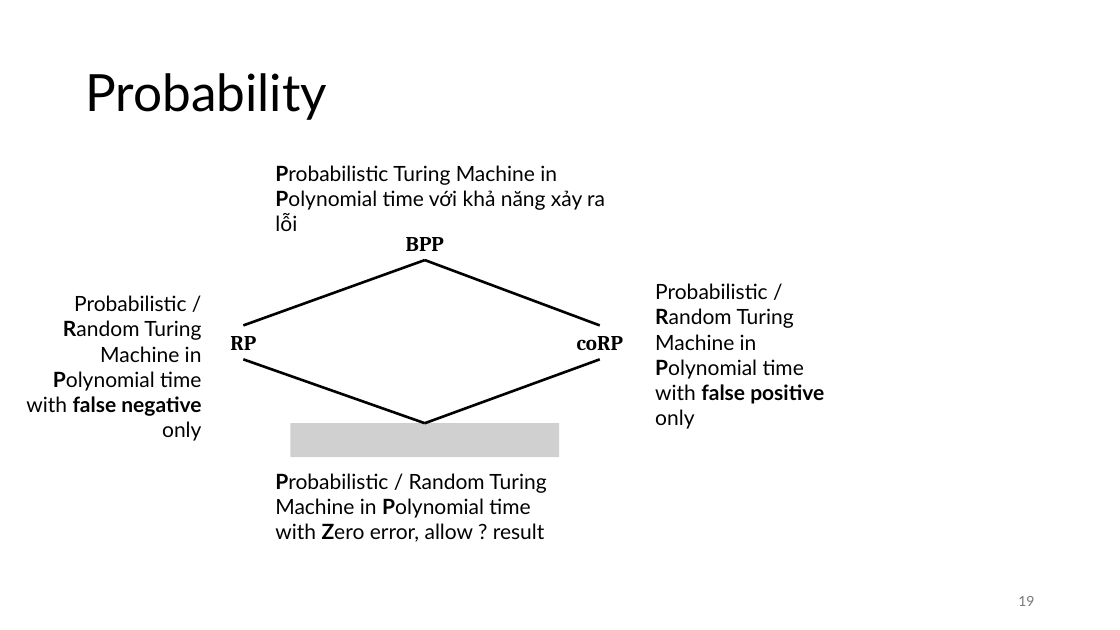
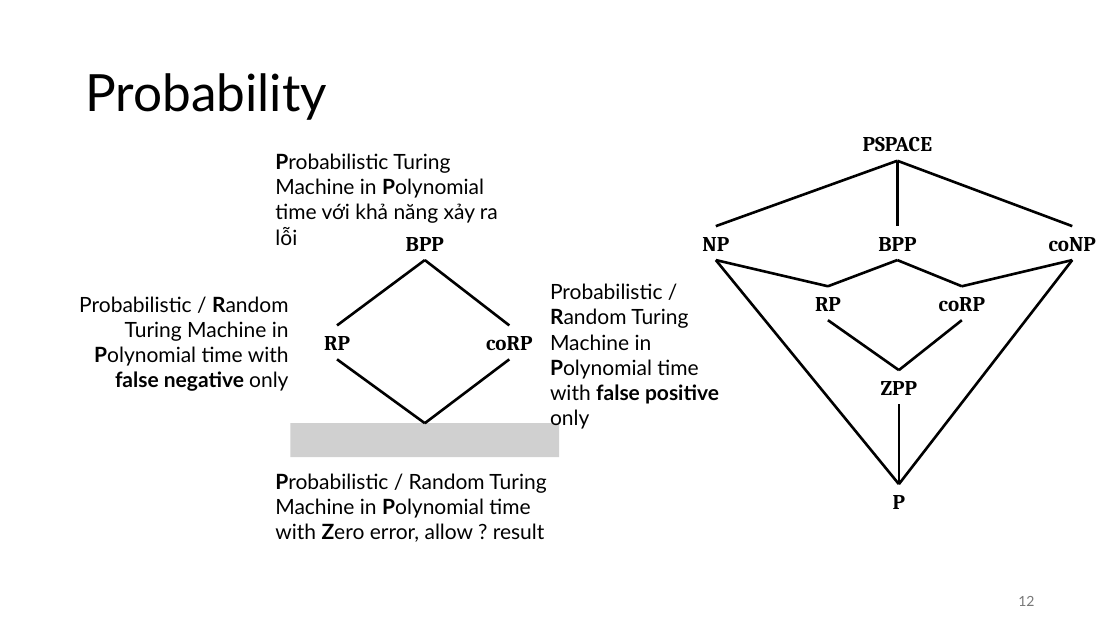
Before and after one commit to vutuanhai237/CourseMaterialsUIT, a slide deck: slide 12 of SExxx-Quantum computng/Slide/x. On Problems Quantum Computers Can Solve Efficiently (template).pptx (slide 19 before the commit). Drawn at 1120x630 pixels with LibreOffice and Linux fonts; fonts in the diff are those of the drawing; grey boxes stand for pictures. Boxes give left, top, right and bottom in pixels: in the first picture for what was removed or moved away, otherwise in the second. Text is boxed around its words. In the diff, an @@ line names an element or a change of style, - is before the commit and + after.

```diff
--- a/SExxx-Quantum computng/Slide/x. On Problems Quantum Computers Can Solve Efficiently (template).pptx
+++ b/SExxx-Quantum computng/Slide/x. On Problems Quantum Computers Can Solve Efficiently (template).pptx
@@ text "Probabilistic Turing Machine in Polynomial ..." rewrapped from [275,165,605,231] to [275,153,498,223] @@
@@ text added at [863,137,932,152], 18 pt, text #000000, bold @@
+PSPACE
@@ line added from (897, 160) to (716, 226), #000000 2.25 pt @@
@@ line added from (1073, 226) to (897, 160), #000000 2.25 pt @@
@@ line added from (897, 160) to (897, 226), #000000 2.25 pt @@
@@ text added at [702,237,729,251], 18 pt, text #000000, bold @@
+NP
@@ text added at [878,237,916,251], 18 pt, text #000000, bold @@
+BPP
@@ text added at [1049,237,1096,251], 18 pt, text #000000, bold @@
+coNP
@@ line moved from (425, 260) - (244, 325) to (425, 260) - (337, 325) @@
@@ line moved from (600, 325) - (425, 260) to (509, 325) - (425, 260) @@
@@ line added from (899, 484) to (716, 260), #000000 2.25 pt @@
@@ line added from (716, 260) to (828, 287), #000000 2.25 pt @@
@@ line added from (897, 260) to (828, 287), #000000 2.25 pt @@
@@ line added from (897, 260) to (962, 287), #000000 2.25 pt @@
@@ line added from (899, 484) to (1073, 260), #000000 2.25 pt @@
@@ line added from (1073, 260) to (962, 287), #000000 2.25 pt @@
@@ text "Probabilistic / Random Turing Machine ..." rewrapped from [26,295,202,416] to [79,296,289,391] @@
@@ text "Probabilistic / Random Turing Machine ...": place and size @@
-text "Probabilistic / Random Turing Machine ..." at [655,283,824,404]
+text "Probabilistic / Random Turing Machine ..." at [550,283,719,404]
@@ text added at [815,297,841,311], 18 pt, text #000000, bold @@
+RP
@@ text added at [939,297,985,311], 18 pt, text #000000, bold @@
+coRP
@@ text "RP": place and size @@
-text "RP" at [230,336,256,350]
+text "RP" at [324,336,350,350]
@@ text "coRP": place and size @@
-text "coRP" at [577,336,623,350]
+text "coRP" at [486,336,532,350]
@@ line added from (828, 320) to (899, 371), #000000 2.25 pt @@
@@ line added from (899, 371) to (962, 320), #000000 2.25 pt @@
@@ line moved from (425, 423) - (244, 360) to (425, 423) - (337, 360) @@
@@ line moved from (425, 423) - (600, 360) to (425, 423) - (509, 360) @@
@@ text added at [881,381,918,395], 18 pt, text #000000, bold @@
+ZPP
@@ line added from (899, 404) to (899, 484), #000000 2.25 pt @@
@@ text added at [893,495,905,509], 18 pt, text #000000, bold @@
+P
@@ page number at [1018,596,1034,606]: text changed @@
-19
+12
```
Also in this commit, not shown: 16 other slides changed, 1 slide added, 11 slides removed, 3 other files.
